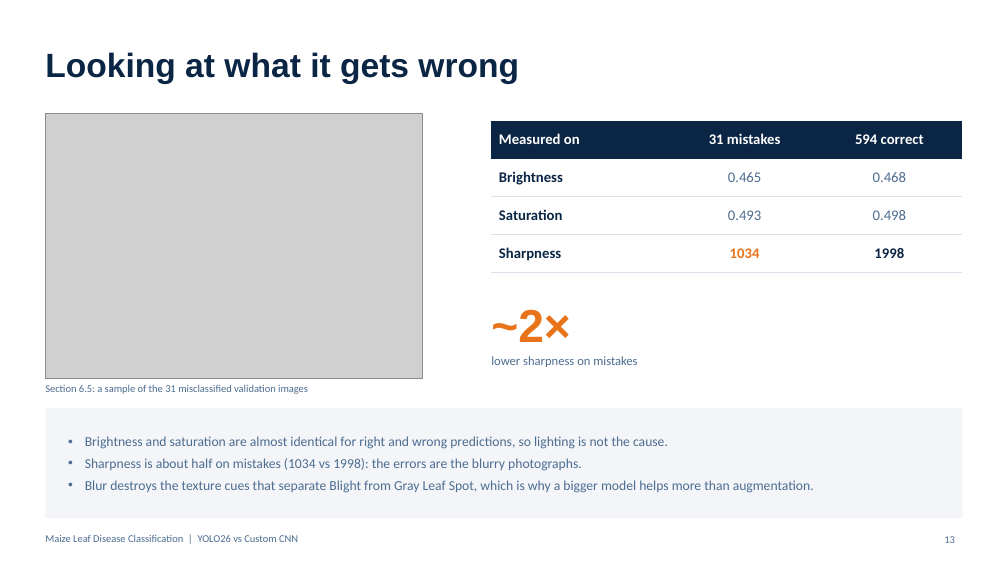
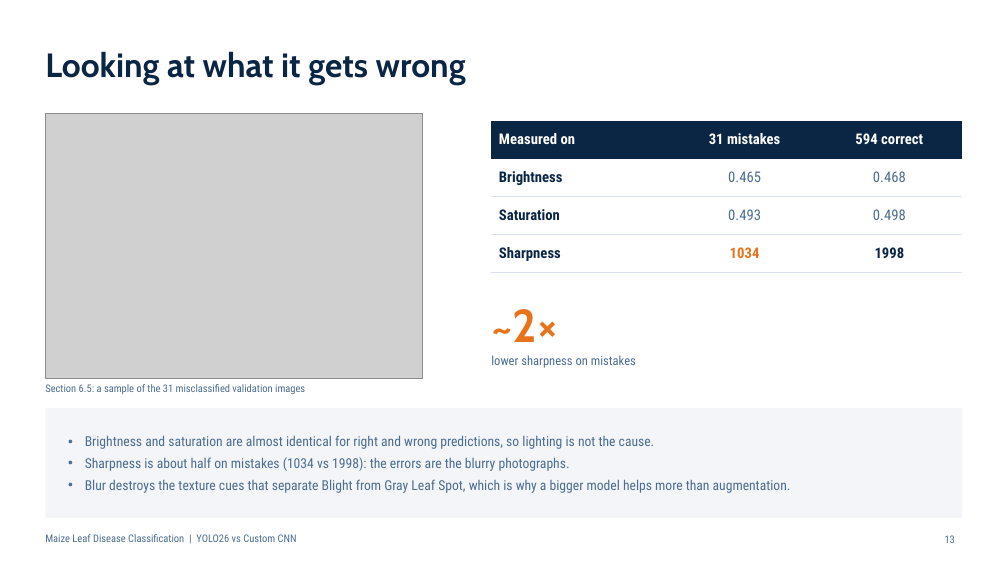
Before and after one commit to WillardDev/Maize-Disease-Detection, a slide deck: slide 13 of maize_disease.pptx. Drawn at 1008x567 pixels with LibreOffice and Linux fonts; fonts in the diff are those of the drawing; grey boxes stand for pictures. Boxes give left, top, right and bottom in pixels: in the first picture for what was removed or moved away, otherwise in the second. Text is boxed around its words. In the diff, an @@ line names an element or a change of style, - is before the commit and + after.

```diff
--- a/maize_disease.pptx
+++ b/maize_disease.pptx
@@ title "Looking at what it gets ..." at <box>45,51,466,85</box>: font Arial to Cabin @@
@@ table at <box>492,121,963,265</box> @@
@@ font Calibri to Roboto Condensed @@
@@ text "~2×" at <box>491,309,558,342</box>: font Arial to Cabin @@
@@ font Calibri to Roboto Condensed in 5 elements at <box>45,384,305,394</box>, <box>491,355,636,368</box>, <box>85,435,791,493</box>, <box>945,535,955,543</box>, <box>45,534,297,542</box> @@
```
Also in this commit, not shown: 17 other slides changed, 1 slide added, 1 slide removed.
